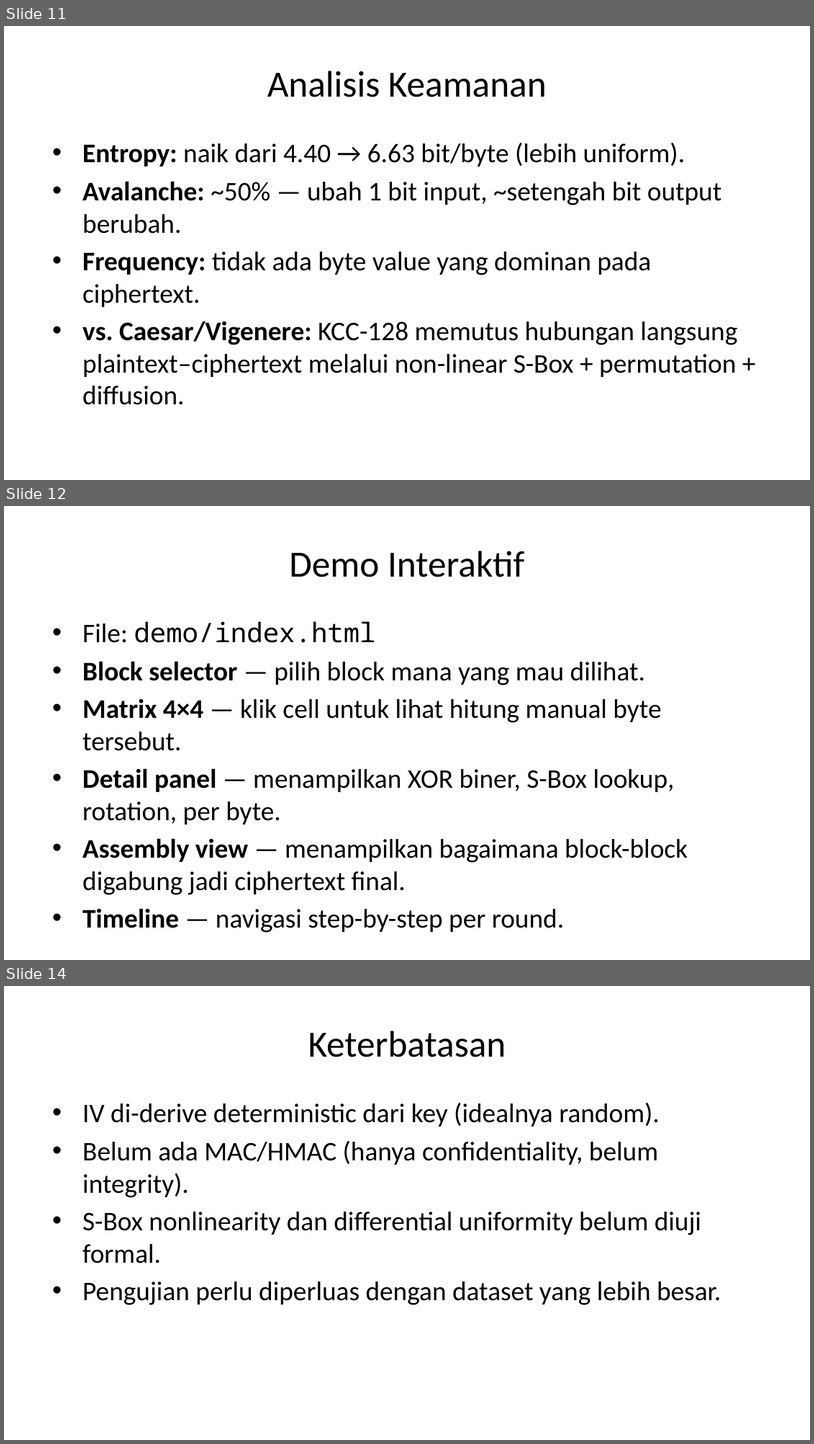
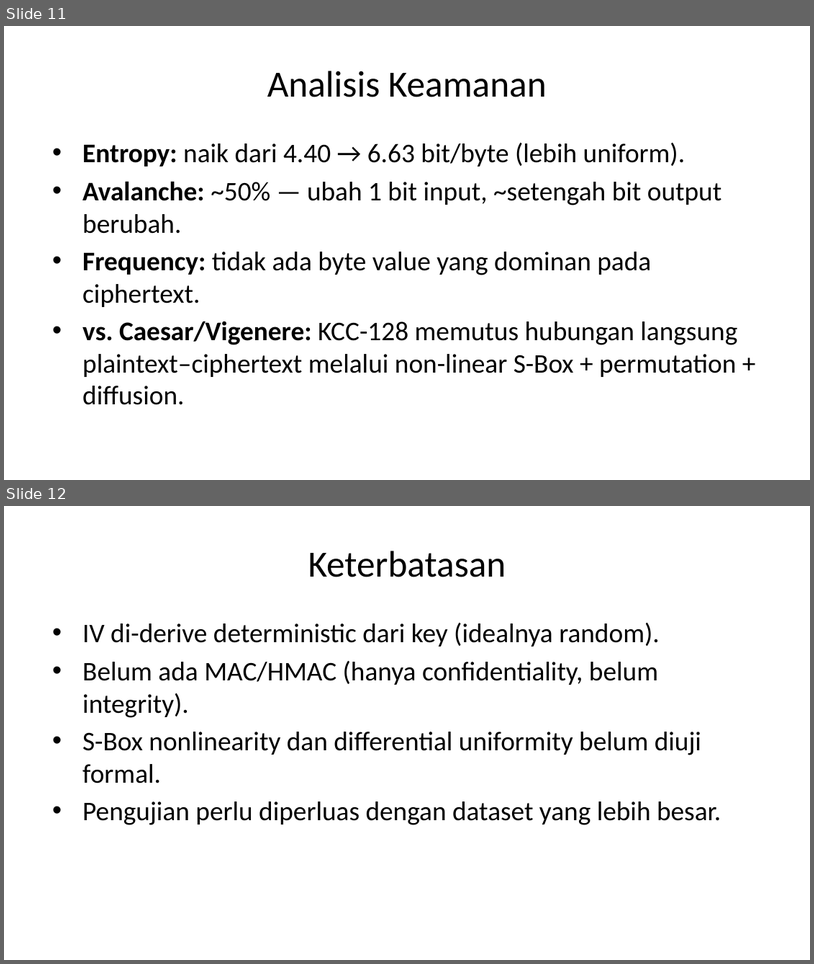
Before and after one commit to riskihajar/knight-chaos-cipher, a slide deck: slides/slides-knight-chaos-cipher.pptx. Shown one above the other, each under a label of ours: slides 11, 12 and 14 before the commit, slides 11 and 12 after it; the slides between them are not shown. The pictures are 814x1444 and 814x964 pixels, drawn with LibreOffice and Linux fonts; fonts in the diff are those of the drawing. Boxes give left, top, right and bottom in pixels: in the first picture for what was removed or moved away, otherwise in the second. Text is boxed around its words. In the diff, an @@ line names an element or a change of style, - is before the commit and + after.

Commit message:
Refresh report slides and demo walkthrough

```diff
--- a/slides/slides-knight-chaos-cipher.pptx
+++ b/slides/slides-knight-chaos-cipher.pptx
@@ slide 12 removed at <box>4,506,810,960</box>, background #FFFFFF @@
@@ title removed at <box>289,551,525,577</box> @@
-Demo Interaktif
@@ text removed at <box>82,621,688,932</box> @@
-• File: demo/index.html
-• Block selector — pilih block mana yang mau dilihat.
-• Matrix 4×4 — klik cell untuk lihat hitung manual byte tersebut.
-• Detail panel — menampilkan XOR biner, S-Box lookup, rotation, per byte.
-• Assembly view — menampilkan bagaimana block-block digabung jadi ciphertext final.
-• Timeline — navigasi step-by-step per round.
@@ what was slide 14 is now slide 12 @@
```
Also in this commit, not shown: 1 slide changed, 2 other slides removed, 7 other files.
